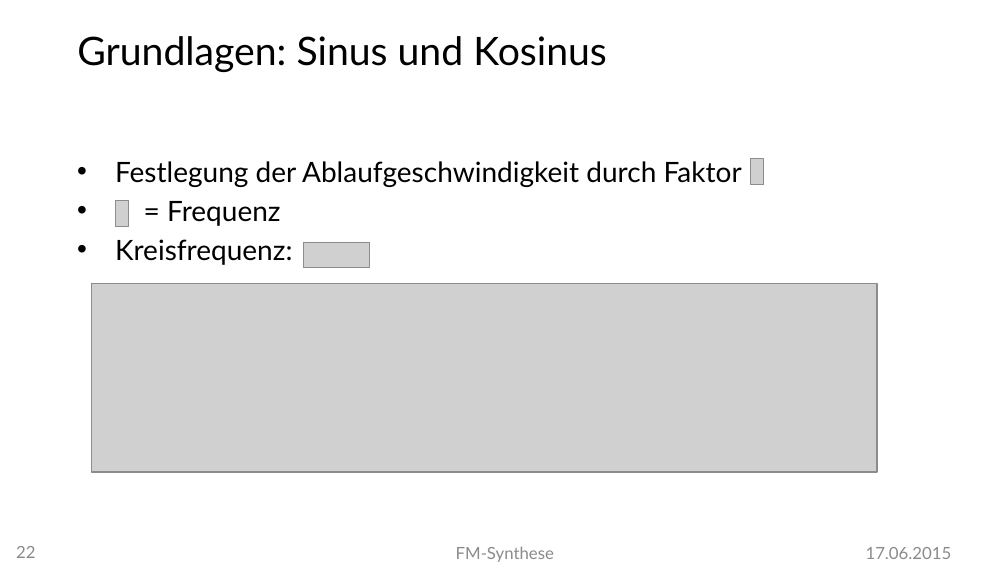
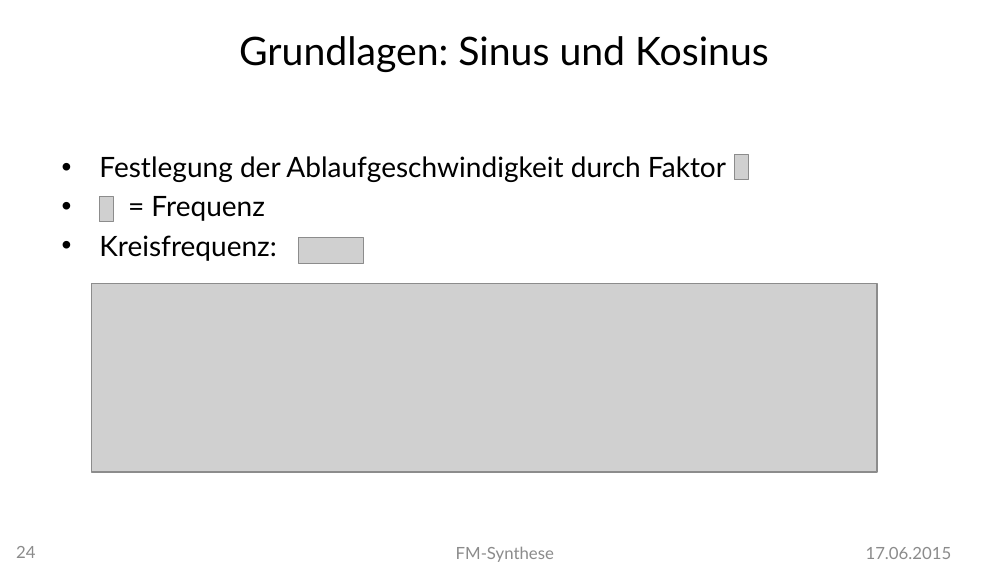
Before and after one commit to MBulli/VSeminar, a slide deck: slide 24 of Praesentation/FMSynthese-Julius.pptx (slide 22 before the commit). Drawn at 1008x567 pixels with LibreOffice and Linux fonts; fonts in the diff are those of the drawing; grey boxes stand for pictures; background and template pictures are left out. Boxes give left, top, right and bottom in pixels: in the first picture for what was removed or moved away, otherwise in the second. Text is boxed around its words. In the diff, an @@ line names an element or a change of style, - is before the commit and + after.

Commit message:
Even more presentation stuff, and dx7 text

```diff
--- a/Praesentation/FMSynthese-Julius.pptx
+++ b/Praesentation/FMSynthese-Julius.pptx
@@ text "Grundlagen: Sinus und Kosinus" at [239,36,769,72]: alignment left to centre @@
@@ 2 pictures, 1 text: place and size @@
-2 pictures, 1 text at [115,159,764,265]
+2 pictures, 1 text at [99,154,748,261]
@@ picture: place and size @@
-picture at [303,242,369,267]
+picture at [298,238,364,263]
@@ page number at [16,546,35,558]: text changed @@
-22
+24
```
Also in this commit, not shown: 17 other slides changed, 5 slides added, 5 other files.
